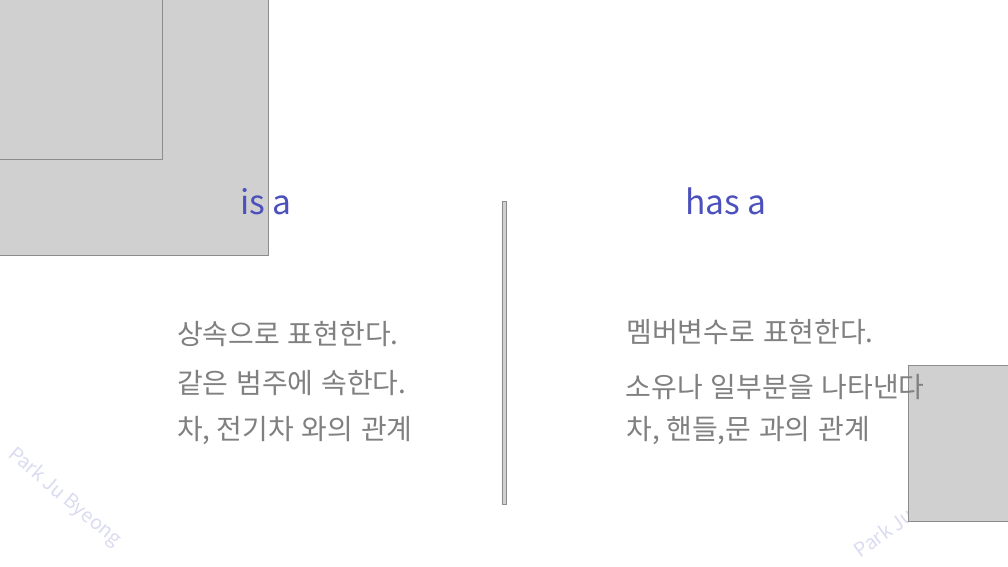
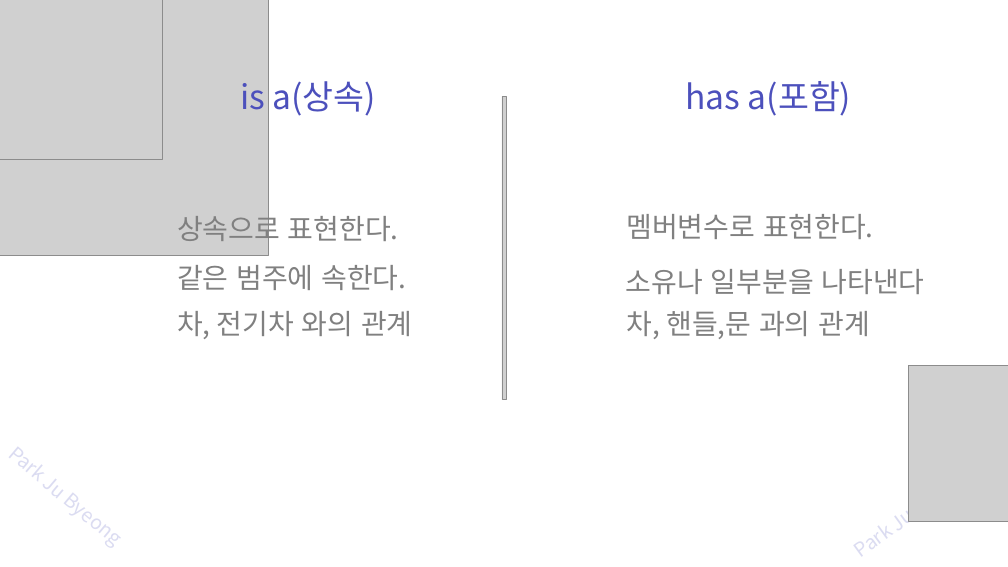
Before and after one commit to zest132/JavaLecture, a slide deck: slide 22 of JavaLecture/LectureFile/java 9강 상속과super.pptx. Drawn at 1008x567 pixels with LibreOffice and Linux fonts; fonts in the diff are those of the drawing; grey boxes stand for pictures; background and template pictures are left out. Boxes give left, top, right and bottom in pixels: in the first picture for what was removed or moved away, otherwise in the second. Text is boxed around its words. In the diff, an @@ line names an element or a change of style, - is before the commit and + after.

```diff
--- a/JavaLecture/LectureFile/java 9강 상속과super.pptx
+++ b/JavaLecture/LectureFile/java 9강 상속과super.pptx
@@ text at (240, 81, 376, 116): text changed @@
-is a
+is a(상속)
@@ text at (685, 81, 852, 116): text changed @@
-has a
+has a(포함)
@@ 4 texts, 1 picture: place and size @@
-4 texts, 1 picture at (177, 202, 925, 505)
+4 texts, 1 picture at (177, 97, 925, 399)
@@ text "차, 전기차 와의 관계": place and size @@
-text "차, 전기차 와의 관계" at (177, 416, 412, 444)
+text "차, 전기차 와의 관계" at (177, 311, 412, 339)
@@ text "차, 핸들,문 과의 관계": place and size @@
-text "차, 핸들,문 과의 관계" at (627, 416, 869, 444)
+text "차, 핸들,문 과의 관계" at (627, 311, 869, 339)
```
Also in this commit, not shown: 28 other slides changed, 19 slides added, 15 slides removed, 10 other files.
